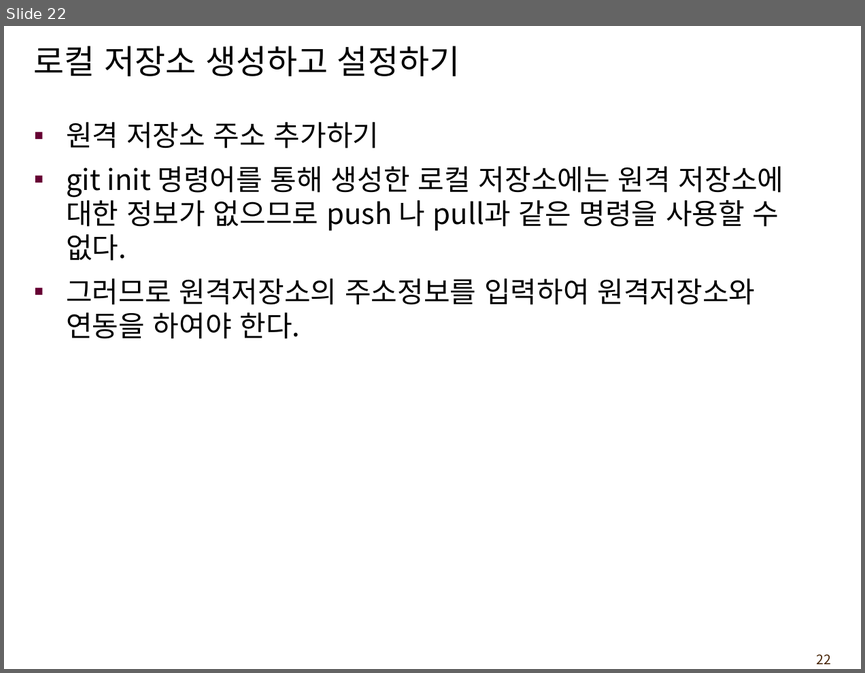
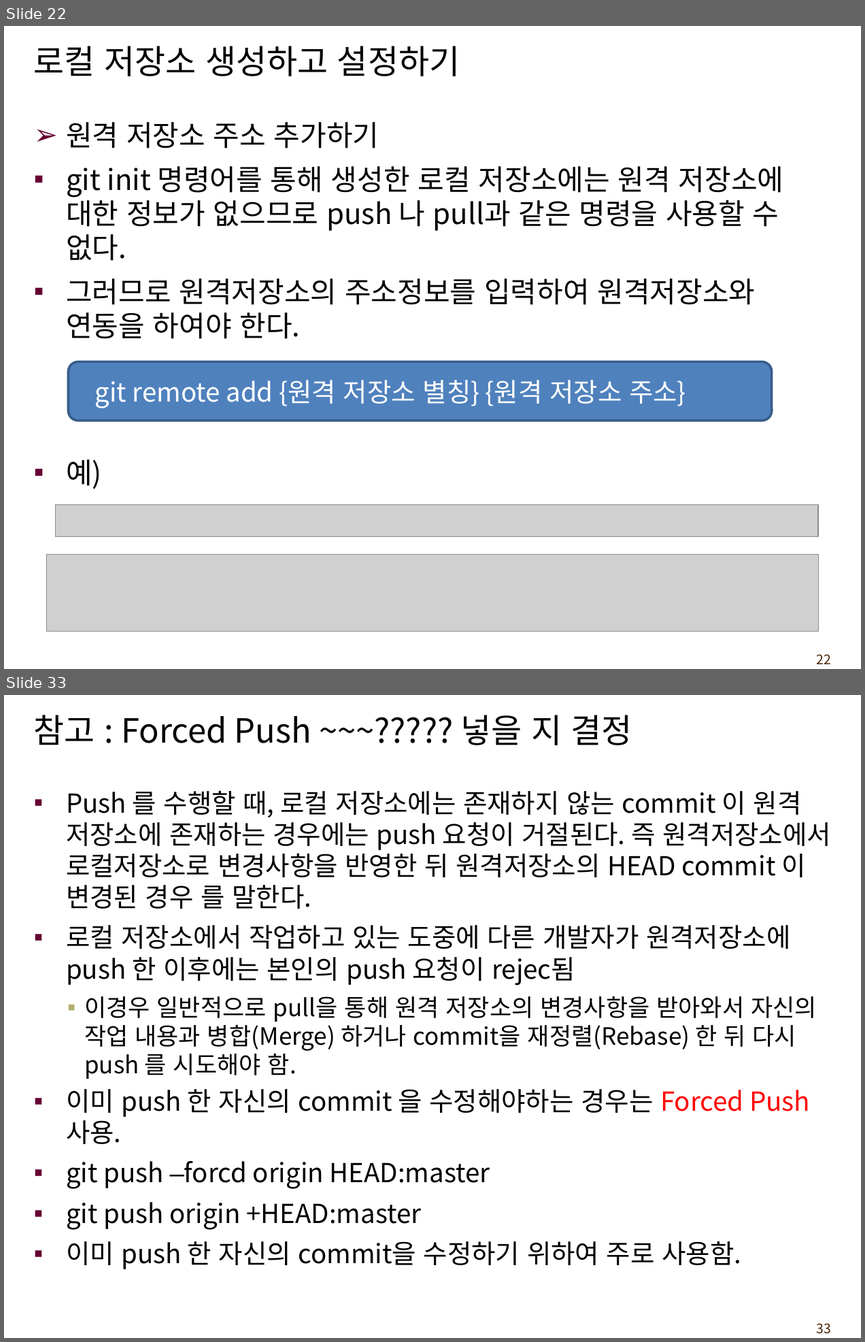
Before and after one commit to leejaegook/lecture_git, a slide deck: gitTeachingMaterial.ppt. Shown one above the other, each under a label of ours: slide 22 before the commit, slides 22 and 33 after it; the slides between them are not shown. The pictures are 865x673 and 865x1342 pixels, drawn with LibreOffice and Linux fonts; fonts in the diff are those of the drawing; grey boxes stand for pictures; background and template pictures are left out. Boxes give left, top, right and bottom in pixels: in the first picture for what was removed or moved away, otherwise in the second. Text is boxed around its words. In the diff, an @@ line names an element or a change of style, - is before the commit and + after.

Commit message:
lecture text modify

```diff
--- a/gitTeachingMaterial.ppt
+++ b/gitTeachingMaterial.ppt
@@ slide 33 added at box(4, 695, 861, 1338), background #FFFFFF; not listed: 1 template element that a slide beside it also shows @@
@@ title added at box(34, 715, 632, 745), 28 pt, text #000000 @@
+참고 : Forced Push ~~~????? 넣을 지 결정
@@ text added at box(66, 790, 831, 1269), 22 pt, text #000000 @@
+▪ Push 를 수행할 때, 로컬 저장소에는 존재하지 않는 commit 이 원격 저장소에 존재하는 경우에는 push 요청이 거절된다. 즉 원격저장소에서 로컬저장소로 변경사항을 반영한 뒤 원격저장소의 HEAD commit 이 변경된 경우 를 말한다.
+▪ 로컬 저장소에서 작업하고 있는 도중에 다른 개발자가 원격저장소에 push 한 이후에는 본인의 push 요청이 rejec됨
+  ▪ 이경우 일반적으로 pull을 통해 원격 저장소의 변경사항을 받아와서 자신의 작업 내용과 병합(Merge) 하거나 commit을 재정렬(Rebase) 한 뒤 다시 push 를 시도해야 함.
+▪ 이미 push 한 자신의 commit 을 수정해야하는 경우는 Forced Push 사용.
+▪ git push –forcd origin HEAD:master
+▪ git push origin +HEAD:master
+▪ 이미 push 한 자신의 commit을 수정하기 위하여 주로 사용함.
@@ slide 22 changed as well @@
@@ rounded rectangle added at box(68, 362, 772, 421), fill #4F81BD, outline #385D8A 2.01 pt, 22 pt, text #FFFFFF @@
+git remote add {원격 저장소 별칭} {원격 저장소 주소}
@@ text at box(66, 459, 102, 488): paragraph added @@
+▪ 예)
@@ picture added at box(56, 504, 818, 536) @@
@@ picture added at box(46, 554, 818, 631) @@
```
Also in this commit, not shown: 37 other slides changed, 25 other slides added.
